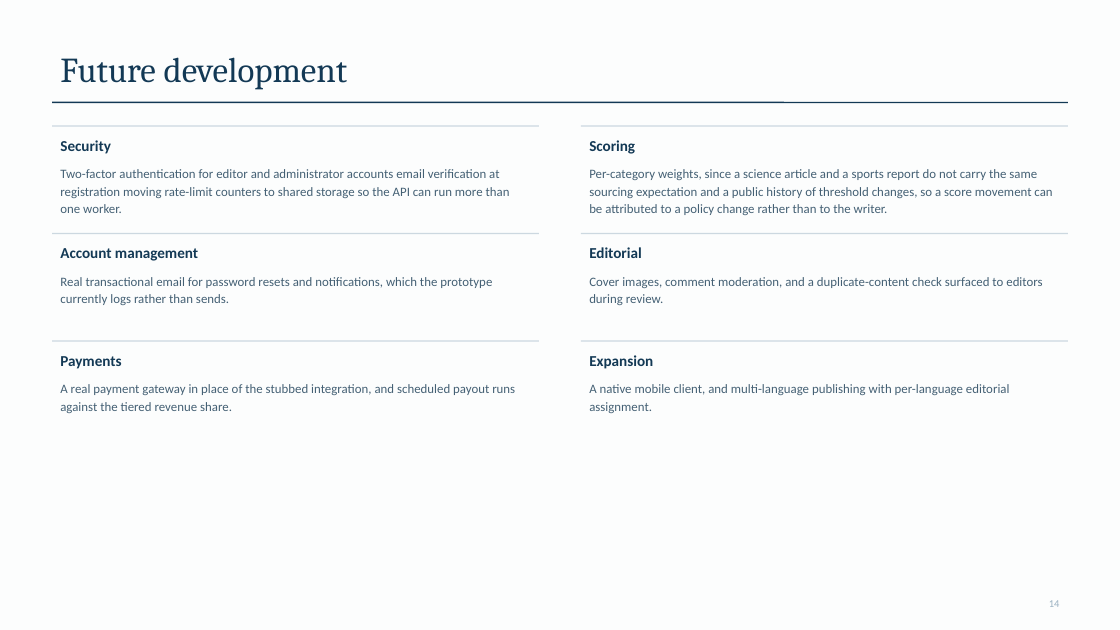
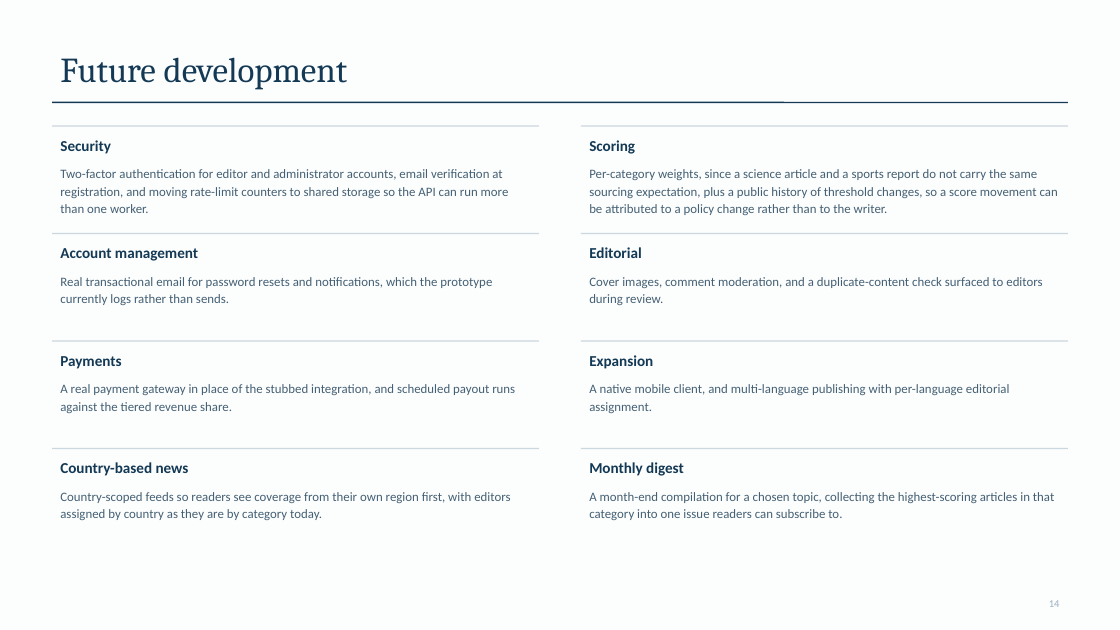
Before and after one commit to MeisterKage/FYP-26-S3-10, a slide deck: slide 14 of FYP-26-S3-10_Presentation_Slides.pptx. Drawn at 1120x630 pixels with LibreOffice and Linux fonts; fonts in the diff are those of the drawing. Boxes give left, top, right and bottom in pixels: in the first picture for what was removed or moved away, otherwise in the second. Text is boxed around its words. In the diff, an @@ line names an element or a change of style, - is before the commit and + after.

```diff
--- a/FYP-26-S3-10_Presentation_Slides.pptx
+++ b/FYP-26-S3-10_Presentation_Slides.pptx
@@ text at [60, 169, 509, 213]: text changed @@
-Two-factor authentication for editor and administrator accounts email verification at registration moving rate-limit counters to shared storage so the API can run more than one worker.
+Two-factor authentication for editor and administrator accounts, email verification at registration, and moving rate-limit counters to shared storage so the API can run more than one worker.
@@ text at [589, 169, 1058, 215]: text changed @@
-Per-category weights, since a science article and a sports report do not carry the same sourcing expectation and a public history of threshold changes, so a score movement can be attributed to a policy change rather than to the writer.
+Per-category weights, since a science article and a sports report do not carry the same sourcing expectation, plus a public history of threshold changes, so a score movement can be attributed to a policy change rather than to the writer.
@@ line added from (52, 449) to (539, 449), #CCD8E0 1 pt @@
@@ line added from (581, 449) to (1068, 449), #CCD8E0 1 pt @@
@@ text added at [60, 462, 189, 476], 13 pt, text #133955, bold @@
+Country-based news
@@ text added at [589, 462, 684, 476], 13 pt, text #133955, bold @@
+Monthly digest
@@ text added at [60, 492, 510, 520], 11 pt, text #446074 @@
+Country-scoped feeds so readers see coverage from their own region first, with editors assigned by country as they are by category today.
@@ text added at [589, 492, 1054, 520], 11 pt, text #446074 @@
+A month-end compilation for a chosen topic, collecting the highest-scoring articles in that category into one issue readers can subscribe to.
```
Also in this commit, not shown: 1 other file.
